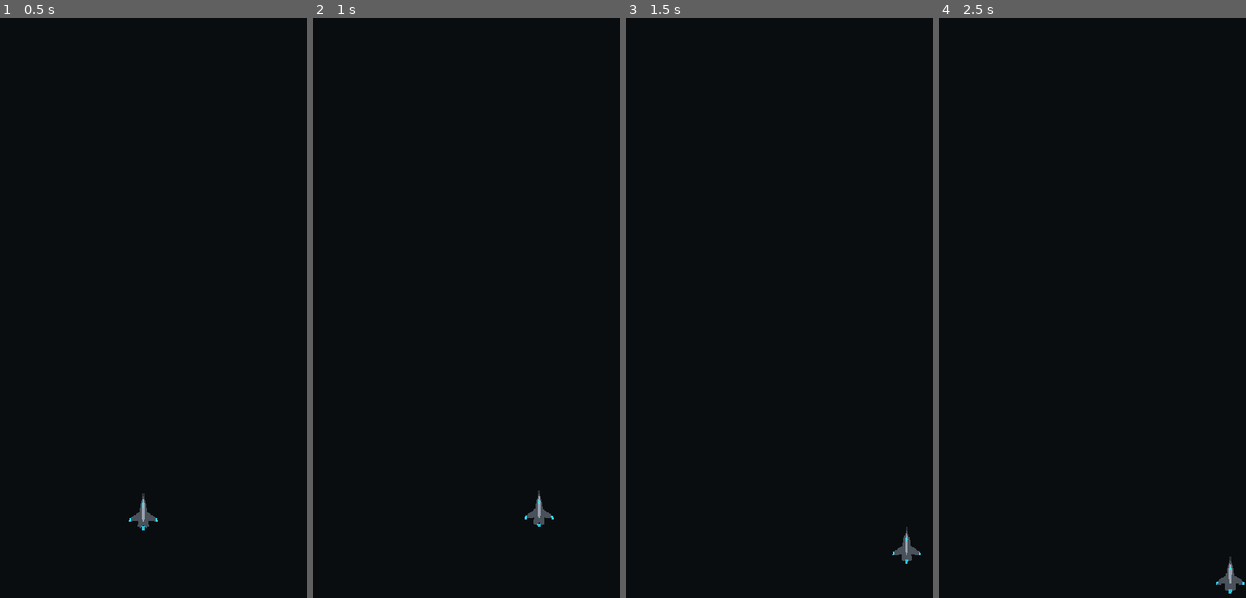
Above: before the commit, frames 1-4 (left to right).
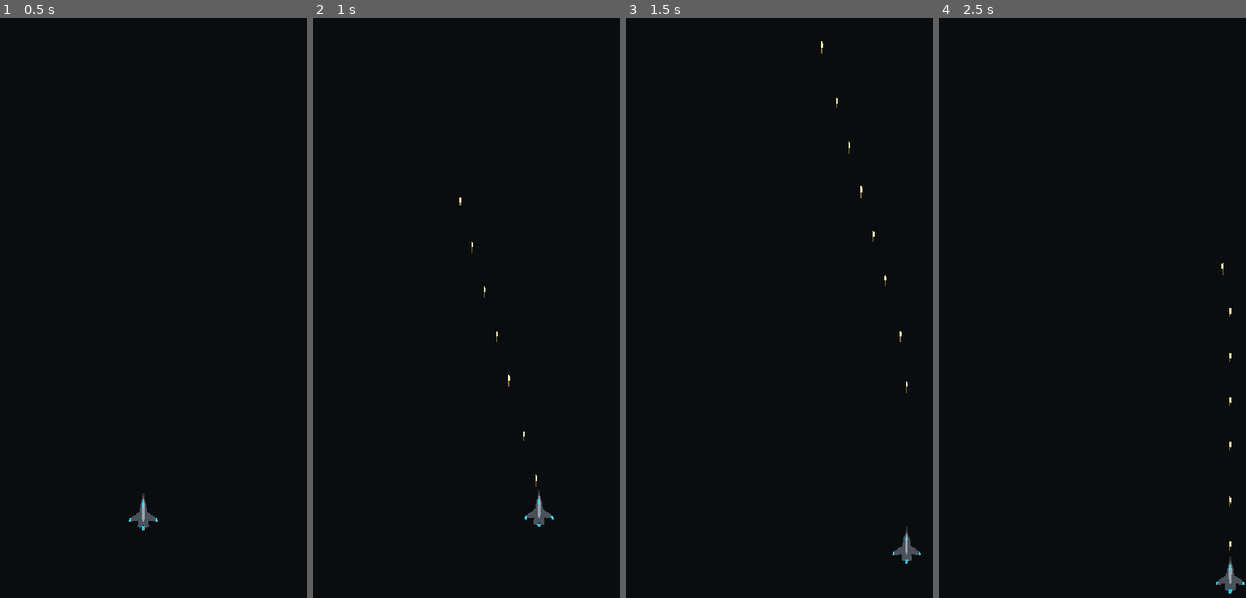
Above: after the commit, the same moments.

Repository: scenebiscuit-cell/asset-zero
Game: Godot game, scene res://tests/test_player.tscn
Same seed, same stepped clock (60 frames per second), same inputs: the game is played once before the commit and once after it. This scene is started directly instead of the project's main scene.
Inputs (mouse positions are in pixels of both pictures, inside the frame that each line leads up to):
- Up to frame 1 (0.5 s): no input
- Up to frame 2 (1 s): tap Enter at 0.5 s; move the mouse to (527, 279) at 0.52 s; hold D (move_right) from 0.53 s (still down); hold Space (fire) from 0.53 s (still down); tap F (toggle_autofire) at 0.8 s
- Up to frame 3 (1.5 s): move the mouse to (702, 337) at 1.27 s; release D (move_right) at 1.28 s; release Space (fire) at 1.28 s; hold S (move_down) from 1.28 s (still down); tap F (toggle_autofire) at 1.35 s
- Up to frame 4 (2.5 s): tap Space (fire) at 1.55 s; move the mouse to (1113, 180) at 2.02 s; release S (move_down) at 2.03 s; hold D (move_right) from 2.03 s (still down); hold Space (fire) from 2.03 s (still down); tap F (toggle_autofire) at 2.3 s

Frame 1 is identical in both runs. In frame 2, less than 0.1% of the frame differs, in the area x 47-73%, y 30-81%; in frame 3, less than 0.1%, in the area x 63-92%, y 4-65%; in frame 4, less than 0.1%.

Commit message:
Step 2: M20 Autocannon with pooled tracer rounds and auto-fire toggle
Co-Authored-By: Claude Opus 5.5 <noreply@anthropic.com>

Diff:
--- /dev/null
+++ b/data/weapons/m20_autocannon.tres
@@ -0,0 +1,9 @@
+[gd_resource type="Resource" script_class="WeaponData" load_steps=2 format=3]
+
+[ext_resource type="Script" path="res://resources/weapon_data.gd" id="1_weapon"]
+
+[resource]
+script = ExtResource("1_weapon")
+fire_interval = 0.07
+round_speed = 1100.0
+damage = 10
--- /dev/null
+++ b/resources/weapon_data.gd
@@ -0,0 +1,8 @@
+class_name WeaponData
+extends Resource
+## Stats for one weapon system level. Stored as .tres files in data/weapons/.
+
+## Seconds between shots.
+@export var fire_interval: float = 0.07
+@export var round_speed: float = 1100.0
+@export var damage: int = 10
--- a/scenes/player/player.gd
+++ b/scenes/player/player.gd
@@ -1,19 +1,31 @@
 class_name Player
 extends Area2D
-## XF-0. Handles movement only for now.
+## XF-0. Moves and tells its weapons when to fire.
 
 enum InputMode { KEYBOARD, MOUSE }
 
 @export var move_speed: float = 300.0
 ## Keeps the airframe visual fully on screen, not just its centre.
 @export var screen_margin: Vector2 = Vector2(26.0, 36.0)
+## Set by whatever scene the player is placed in; rounds live there, not on the ship.
+@export var round_pool: RoundPool
 
+var autofire: bool = false
 var _input_mode: InputMode = InputMode.KEYBOARD
+
+@onready var _autocannon: Autocannon = $Autocannon
+
+
+func _ready() -> void:
+	_autocannon.round_pool = round_pool
 
 
 func _unhandled_input(event: InputEvent) -> void:
 	if event is InputEventMouseMotion:
 		_input_mode = InputMode.MOUSE
+	elif event.is_action_pressed("toggle_autofire"):
+		autofire = not autofire
+		print("Auto-fire: ", "ON" if autofire else "OFF") # Temporary until the HUD exists.
 
 
 func _physics_process(delta: float) -> void:
@@ -28,6 +40,7 @@
 		position = position.move_toward(get_global_mouse_position(), move_speed * delta)
 
 	_clamp_to_screen()
+	_autocannon.firing = autofire or Input.is_action_pressed("fire")
 
 
 func _clamp_to_screen() -> void:
--- a/scenes/player/player.tscn
+++ b/scenes/player/player.tscn
@@ -1,6 +1,8 @@
-[gd_scene load_steps=3 format=3]
+[gd_scene load_steps=5 format=3]
 
 [ext_resource type="Script" path="res://scenes/player/player.gd" id="1_player"]
+[ext_resource type="Script" path="res://scenes/weapons/autocannon.gd" id="2_autocannon"]
+[ext_resource type="Resource" path="res://data/weapons/m20_autocannon.tres" id="3_m20"]
 
 [sub_resource type="CircleShape2D" id="CircleShape2D_hitbox"]
 radius = 6.0
@@ -41,3 +43,8 @@
 [node name="EngineGlow" type="Polygon2D" parent="Visual"]
 color = Color(0.21, 0.88, 1, 0.85)
 polygon = PackedVector2Array(-3, 19, 3, 19, 2, 26, -2, 26)
+
+[node name="Autocannon" type="Node2D" parent="."]
+position = Vector2(0, -35)
+script = ExtResource("2_autocannon")
+data = ExtResource("3_m20")
--- /dev/null
+++ b/scenes/weapons/autocannon.gd
@@ -0,0 +1,19 @@
+class_name Autocannon
+extends Node2D
+## Nose weapon. Placed at the muzzle; the player tells it when to fire.
+
+@export var data: WeaponData
+
+var round_pool: RoundPool
+var firing: bool = false
+var _cooldown: float = 0.0
+
+
+func _physics_process(delta: float) -> void:
+	_cooldown -= delta
+	if not firing or round_pool == null:
+		_cooldown = maxf(_cooldown, 0.0)
+		return
+	if _cooldown <= 0.0:
+		round_pool.fire(global_position, Vector2.UP * data.round_speed, data.damage)
+		_cooldown += data.fire_interval
--- /dev/null
+++ b/scenes/weapons/player_round.gd
@@ -0,0 +1,43 @@
+class_name PlayerRound
+extends Area2D
+## Pooled tracer round. Never freed: the pool switches it on and off.
+
+signal expired(player_round: PlayerRound)
+
+## How far past the screen edge a round travels before it's recycled.
+const OFFSCREEN_MARGIN: float = 32.0
+
+var damage: int = 0
+var _velocity: Vector2 = Vector2.ZERO
+# Starts true so the pool's first deactivate() files it as free.
+var _active: bool = true
+
+
+func activate(start: Vector2, velocity: Vector2, round_damage: int) -> void:
+	global_position = start
+	rotation = velocity.angle() + PI / 2.0
+	_velocity = velocity
+	damage = round_damage
+	_active = true
+	visible = true
+	set_physics_process(true)
+	# Deferred because changing collision state mid-physics-step isn't allowed.
+	set_deferred("monitoring", true)
+	set_deferred("monitorable", true)
+
+
+func deactivate() -> void:
+	if not _active:
+		return
+	_active = false
+	visible = false
+	set_physics_process(false)
+	set_deferred("monitoring", false)
+	set_deferred("monitorable", false)
+	expired.emit(self)
+
+
+func _physics_process(delta: float) -> void:
+	position += _velocity * delta
+	if not get_viewport_rect().grow(OFFSCREEN_MARGIN).has_point(global_position):
+		deactivate()
--- /dev/null
+++ b/scenes/weapons/player_round.tscn
@@ -0,0 +1,25 @@
+[gd_scene load_steps=3 format=3]
+
+[ext_resource type="Script" path="res://scenes/weapons/player_round.gd" id="1_round"]
+
+[sub_resource type="CapsuleShape2D" id="CapsuleShape2D_round"]
+radius = 2.0
+height = 14.0
+
+[node name="PlayerRound" type="Area2D"]
+collision_layer = 2
+collision_mask = 12
+script = ExtResource("1_round")
+
+[node name="Hitbox" type="CollisionShape2D" parent="."]
+shape = SubResource("CapsuleShape2D_round")
+
+[node name="Visual" type="Node2D" parent="."]
+
+[node name="Trail" type="Polygon2D" parent="Visual"]
+color = Color(1, 0.75, 0.3, 0.55)
+polygon = PackedVector2Array(-1, -2, 1, -2, 0.5, 12, -0.5, 12)
+
+[node name="Core" type="Polygon2D" parent="Visual"]
+color = Color(1, 0.96, 0.7, 1)
+polygon = PackedVector2Array(0, -8, 1.5, -5, 1.5, 2, -1.5, 2, -1.5, -5)
--- /dev/null
+++ b/scenes/weapons/round_pool.gd
@@ -0,0 +1,27 @@
+class_name RoundPool
+extends Node2D
+## Makes all rounds up front and reuses them, so firing never creates or frees nodes.
+
+@export var round_scene: PackedScene
+@export var pool_size: int = 64
+
+var _free_rounds: Array[PlayerRound] = []
+
+
+func _ready() -> void:
+	for i: int in pool_size:
+		var player_round: PlayerRound = round_scene.instantiate() as PlayerRound
+		add_child(player_round)
+		player_round.expired.connect(_on_round_expired)
+		player_round.deactivate()
+
+
+func fire(start: Vector2, velocity: Vector2, damage: int) -> void:
+	if _free_rounds.is_empty():
+		return # Pool exhausted: drop the shot rather than allocate mid-game.
+	var player_round: PlayerRound = _free_rounds.pop_back()
+	player_round.activate(start, velocity, damage)
+
+
+func _on_round_expired(player_round: PlayerRound) -> void:
+	_free_rounds.append(player_round)
--- a/tests/test_player.tscn
+++ b/tests/test_player.tscn
@@ -1,8 +1,15 @@
-[gd_scene load_steps=2 format=3]
+[gd_scene load_steps=4 format=3]
 
 [ext_resource type="PackedScene" path="res://scenes/player/player.tscn" id="1_player"]
+[ext_resource type="Script" path="res://scenes/weapons/round_pool.gd" id="2_pool"]
+[ext_resource type="PackedScene" path="res://scenes/weapons/player_round.tscn" id="3_round"]
 
 [node name="TestPlayer" type="Node2D"]
 
-[node name="Player" parent="." instance=ExtResource("1_player")]
+[node name="PlayerRoundPool" type="Node2D" parent="."]
+script = ExtResource("2_pool")
+round_scene = ExtResource("3_round")
+
+[node name="Player" parent="." node_paths=PackedStringArray("round_pool") instance=ExtResource("1_player")]
 position = Vector2(270, 820)
+round_pool = NodePath("../PlayerRoundPool")
Not shown, added: resources/weapon_data.gd.uid
Not shown, added: scenes/weapons/autocannon.gd.uid
Not shown, added: scenes/weapons/player_round.gd.uid
Not shown, added: scenes/weapons/round_pool.gd.uid
Not shown, changed: ROADMAP.md
Not shown, removed: data/weapons/.gitkeep
Not shown, removed: resources/.gitkeep
Not shown, removed: scenes/weapons/.gitkeep
